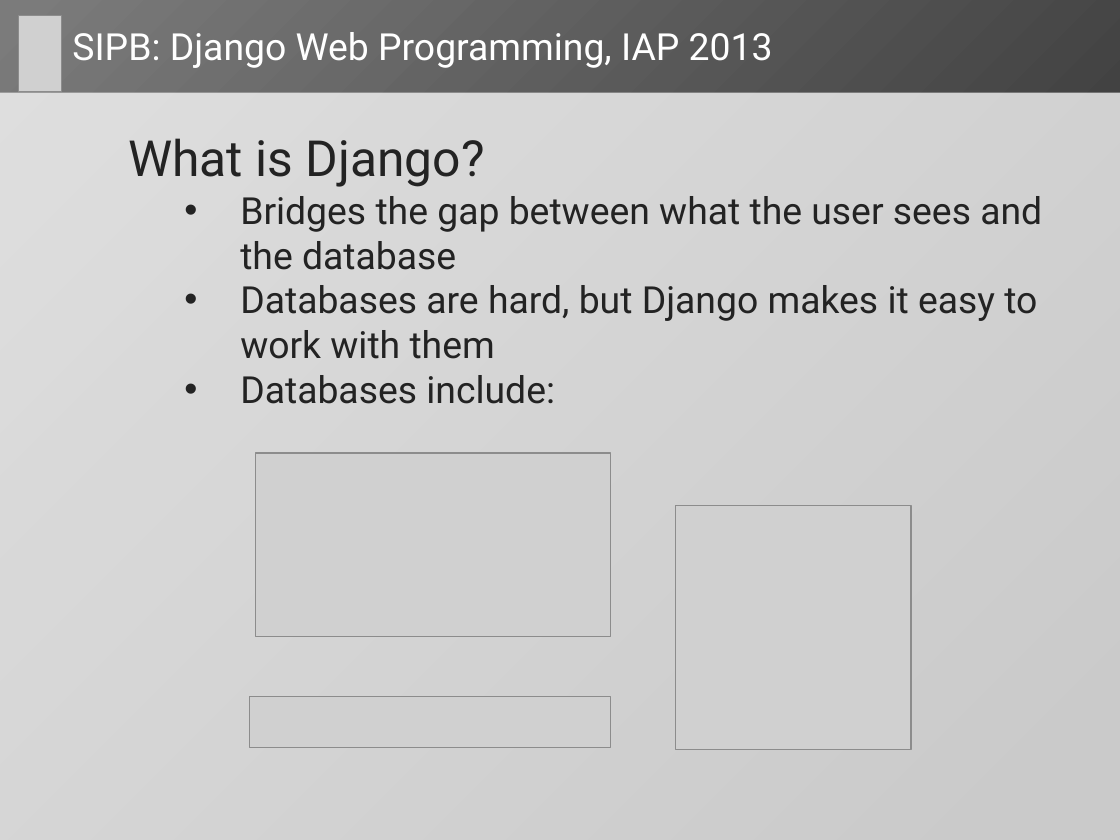
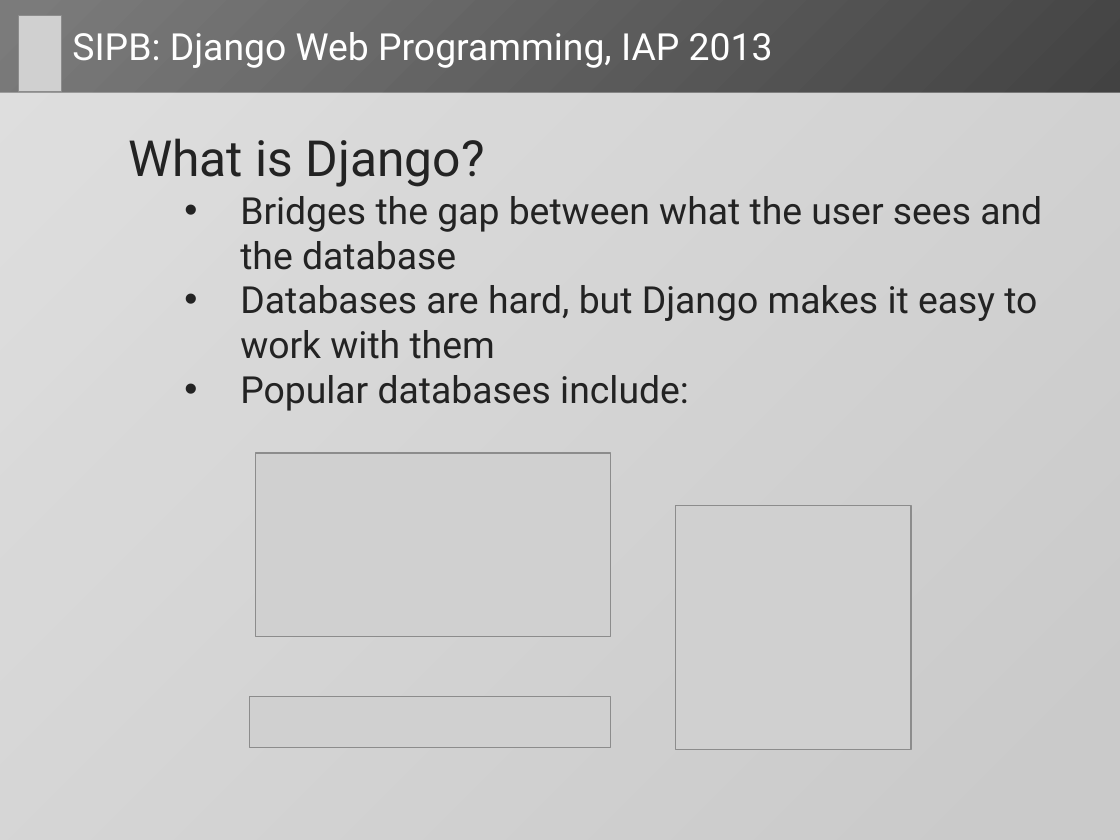
Before and after one commit to dlukeomalley/SIPB_django_class, a slide deck: slide 11 of slides/django_slides.pptx. Drawn at 1120x840 pixels with LibreOffice and Linux fonts; fonts in the diff are those of the drawing; grey boxes stand for pictures. Boxes give left, top, right and bottom in pixels: in the first picture for what was removed or moved away, otherwise in the second. Text is boxed around its words. In the diff, an @@ line names an element or a change of style, - is before the commit and + after.

```diff
--- a/slides/django_slides.pptx
+++ b/slides/django_slides.pptx
@@ text at <box>240,375,689,411</box>: text changed @@
-    • Databases include:
+    • Popular databases include:
```
Also in this commit, not shown: 15 other slides changed, 9 slides added, 1 slide removed, 3 other files.
